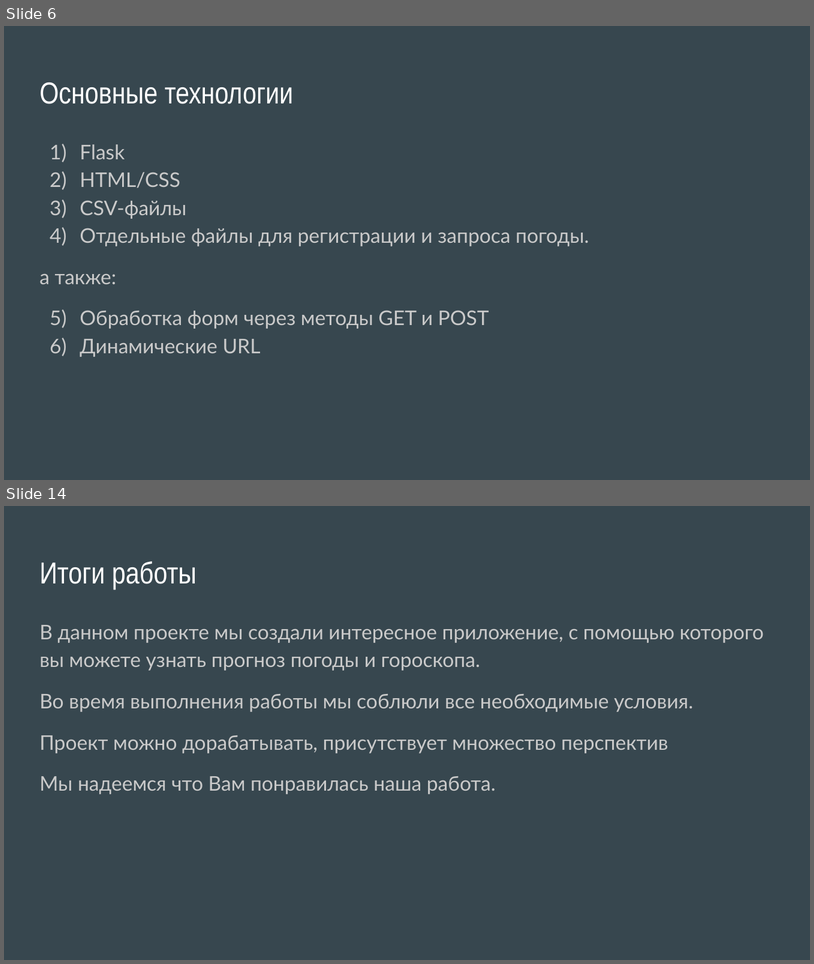
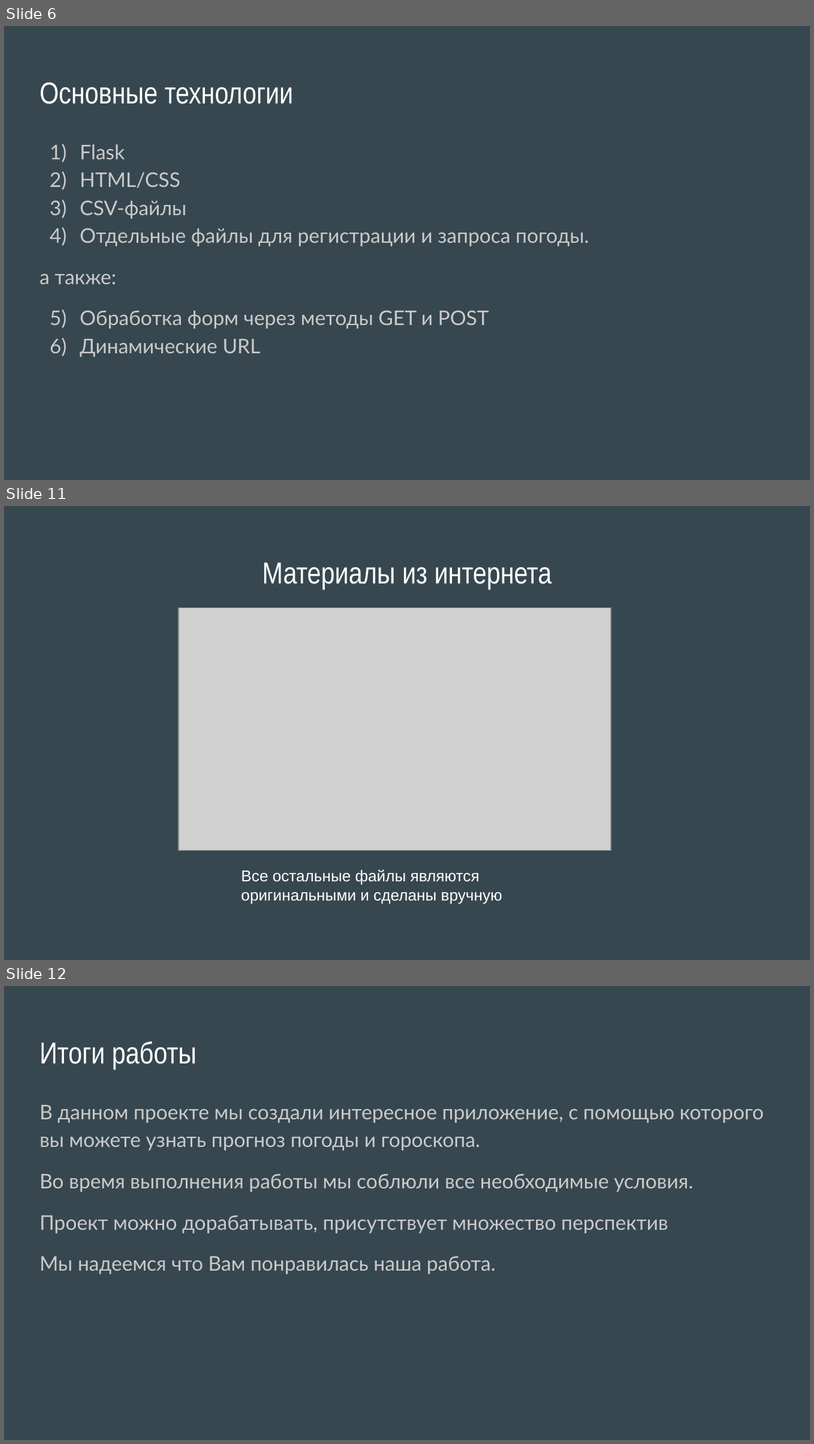
Before and after one commit to Alekseyavlenko/Goroscopic-weather, a slide deck: Goroscopic-weather.pptx. Shown one above the other, each under a label of ours: slides 6 and 14 before the commit, slides 6, 11 and 12 after it; the slides between them are not shown. The pictures are 814x964 and 814x1444 pixels, drawn with LibreOffice and Linux fonts; fonts in the diff are those of the drawing; grey boxes stand for pictures. Boxes give left, top, right and bottom in pixels: in the first picture for what was removed or moved away, otherwise in the second. Text is boxed around its words. In the diff, an @@ line names an element or a change of style, - is before the commit and + after.

```diff
--- a/Goroscopic-weather.pptx
+++ b/Goroscopic-weather.pptx
@@ slide 11 added at bbox=[4, 506, 810, 960], background #37474F @@
@@ title added at bbox=[263, 562, 552, 589], 27 pt, text #FFFFFF @@
+Материалы из интернета
@@ picture added at bbox=[179, 607, 611, 850] @@
@@ text added at bbox=[241, 869, 503, 904], 14 pt, text #FFFFFF @@
+Все остальные файлы являются оригинальными и сделаны вручную
@@ what was slide 14 is now slide 12 @@
```
Also in this commit, not shown: 5 slides changed, 3 slides removed.
